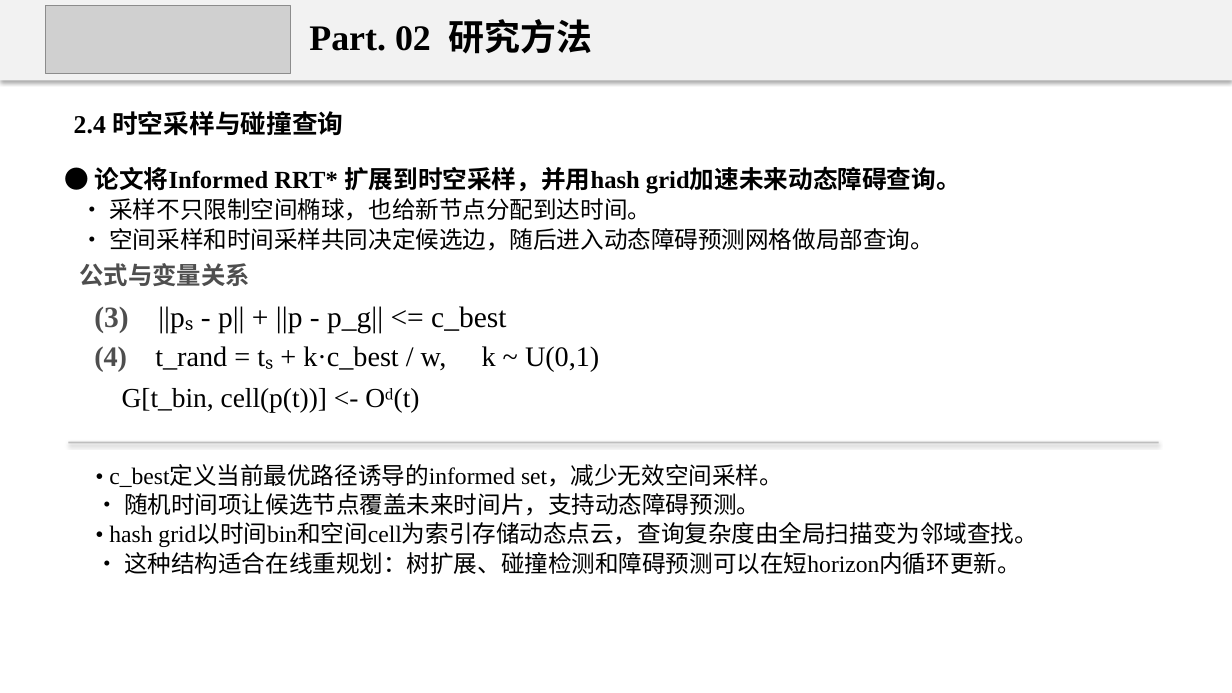
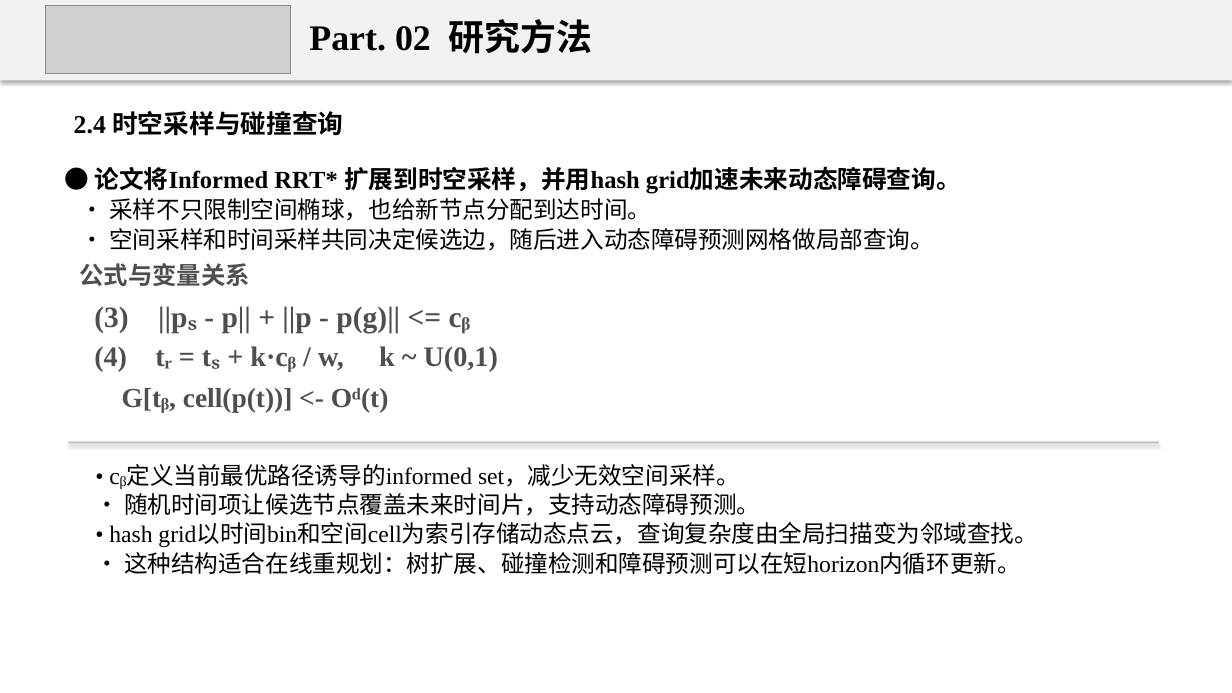
Before and after one commit to 18-cuixu/paper2ppt, a slide deck: slide 9 of skills/uav-paper-report/assets/examples/uav-spot-regression-report.pptx. Drawn at 1232x693 pixels with LibreOffice and Linux fonts; fonts in the diff are those of the drawing; grey boxes stand for pictures. Boxes give left, top, right and bottom in pixels: in the first picture for what was removed or moved away, otherwise in the second. Text is boxed around its words. In the diff, an @@ line names an element or a change of style, - is before the commit and + after.

```diff
--- a/skills/uav-paper-report/assets/examples/uav-spot-regression-report.pptx
+++ b/skills/uav-paper-report/assets/examples/uav-spot-regression-report.pptx
@@ text at [94, 306, 471, 333]: text changed; text colour #000000 to #4E4E4E; bold on @@
-(3) ||pₛ - p|| + ||p - p_g|| <= c_best
+(3) ||pₛ - p|| + ||p - p(g)|| <= cᵦ
@@ text at [94, 346, 498, 372]: text changed; text colour #000000 to #4E4E4E; bold on @@
-(4) t_rand = tₛ + k·c_best / w, k ~ U(0,1)
+(4) tᵣ = tₛ + k·cᵦ / w, k ~ U(0,1)
@@ text at [122, 388, 389, 412]: text changed; text colour #000000 to #4E4E4E; bold on @@
-G[t_bin, cell(p(t))] <- Oᵈ(t)
+G[tᵦ, cell(p(t))] <- Oᵈ(t)
@@ text at [109, 466, 740, 489]: text changed @@
-• c_best定义当前最优路径诱导的informed set，减少无效空间采样。
+• cᵦ定义当前最优路径诱导的informed set，减少无效空间采样。
```
Also in this commit, not shown: 2 other slides changed, 11 other files.
